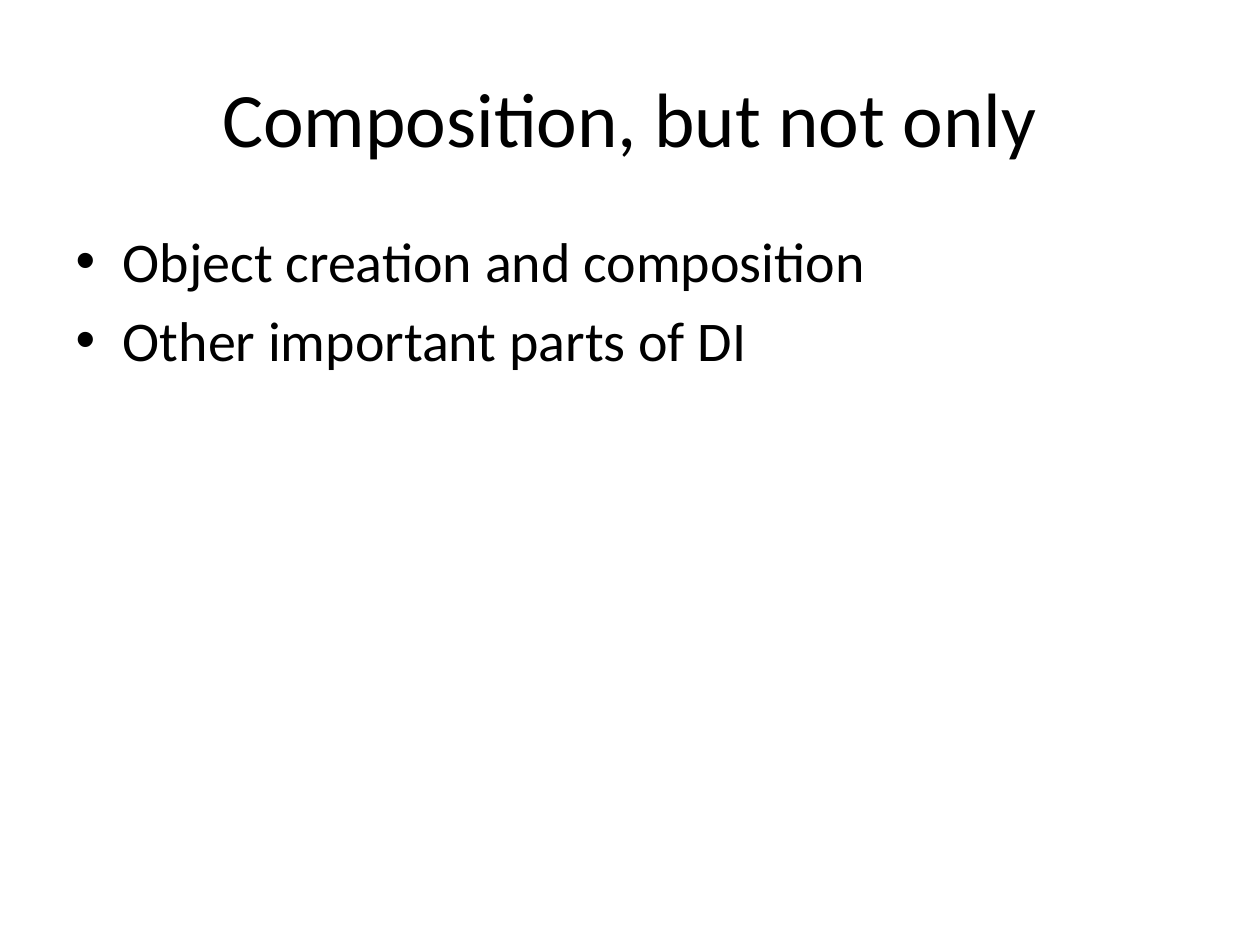
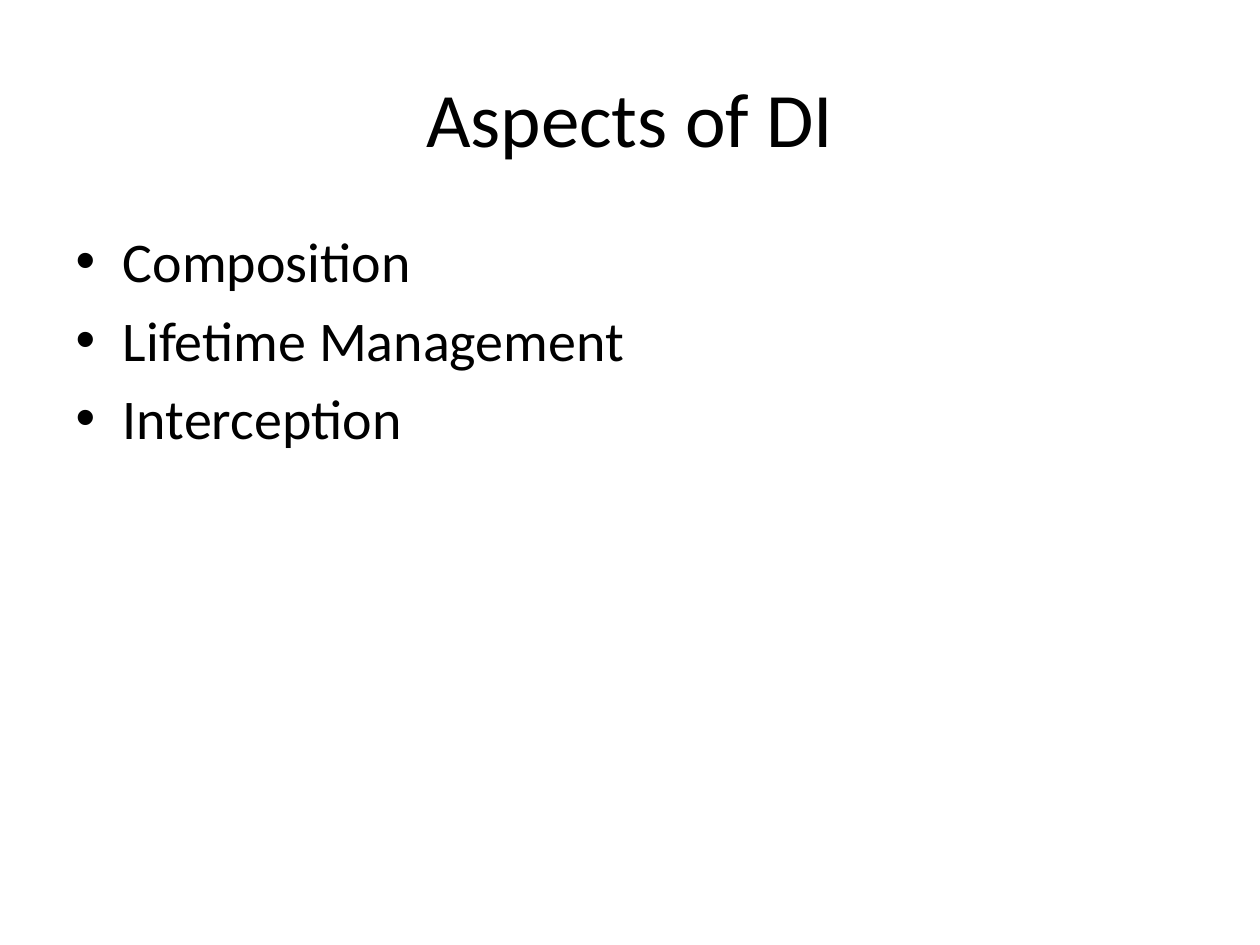
Before and after one commit to tsimbalar/DependencyInjectionTheRightWay, a slide deck: slide 39 of Dependency Injection - the right way.pptx. Drawn at 1260x945 pixels with LibreOffice and Linux fonts; fonts in the diff are those of the drawing. Boxes give left, top, right and bottom in pixels: in the first picture for what was removed or moved away, otherwise in the second. Text is boxed around its words. In the diff, an @@ line names an element or a change of style, - is before the commit and + after.

```diff
--- a/Dependency Injection - the right way.pptx
+++ b/Dependency Injection - the right way.pptx
@@ title at (x1=426, y1=94, x2=834, y2=160): text changed @@
-Composition, but not only
+Aspects of DI
@@ text at (x1=123, y1=243, x2=624, y2=448): text changed @@
-• Object creation and composition
-• Other important parts of DI
+• Composition
+• Lifetime Management
+• Interception
```
Also in this commit, not shown: 3 other slides changed, 1 slide added, 1 slide removed.
